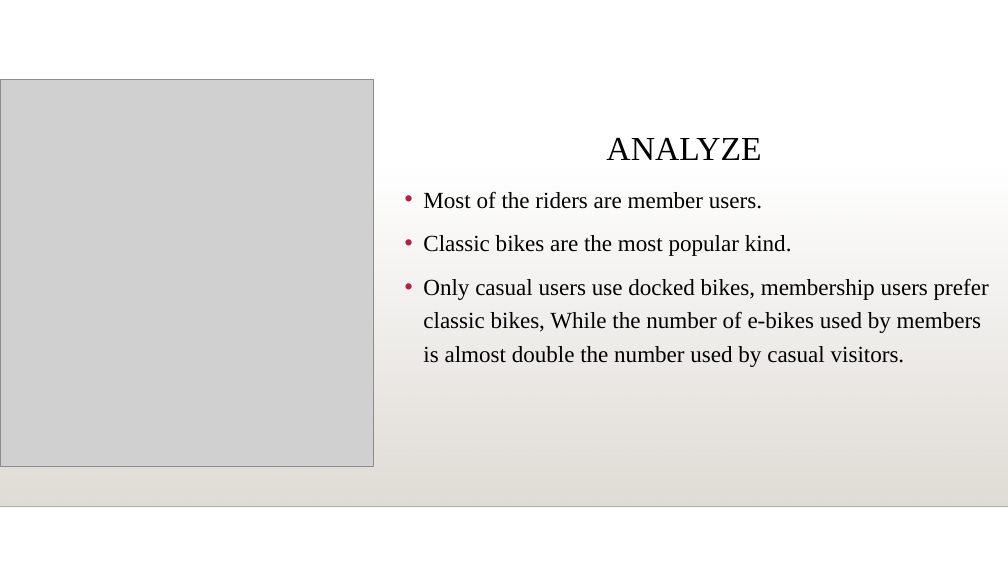
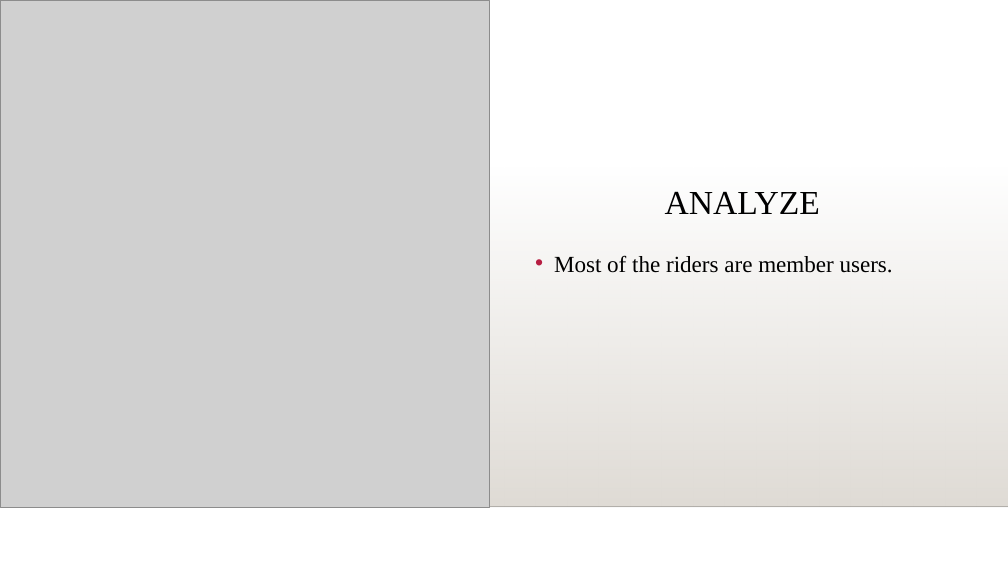
Before and after one commit to y4611676/Unanimous-Project, a slide deck: slide 9 of Analyze_project/Bike_Share/How_Does_a_Bike_Share_Navigate_Speedy_Success.pptx. Drawn at 1008x567 pixels with LibreOffice and Linux fonts; fonts in the diff are those of the drawing; grey boxes stand for pictures; background and template pictures are left out. Boxes give left, top, right and bottom in pixels: in the first picture for what was removed or moved away, otherwise in the second. Text is boxed around its words. In the diff, an @@ line names an element or a change of style, - is before the commit and + after.

```diff
--- a/Analyze_project/Bike_Share/How_Does_a_Bike_Share_Navigate_Speedy_Success.pptx
+++ b/Analyze_project/Bike_Share/How_Does_a_Bike_Share_Navigate_Speedy_Success.pptx
@@ picture: place and size @@
-picture at (0,79,374,467)
+picture at (0,0,489,508)
@@ title "ANALYZE": place and size @@
-title "ANALYZE" at (606,137,761,160)
+title "ANALYZE" at (665,191,820,214)
@@ text at (423,235,989,367): paragraphs removed @@
-• Classic bikes are the most popular kind.
-• Only casual users use docked bikes, membership users prefer classic bikes, While the number of e-bikes used by members is almost double the number used by casual visitors.
@@ text "Most of the riders are ...": place and size @@
-text "Most of the riders are ..." at (423,191,989,367)
+text "Most of the riders are ..." at (554,255,893,273)
```
Also in this commit, not shown: 11 other slides changed, 1 other file.
